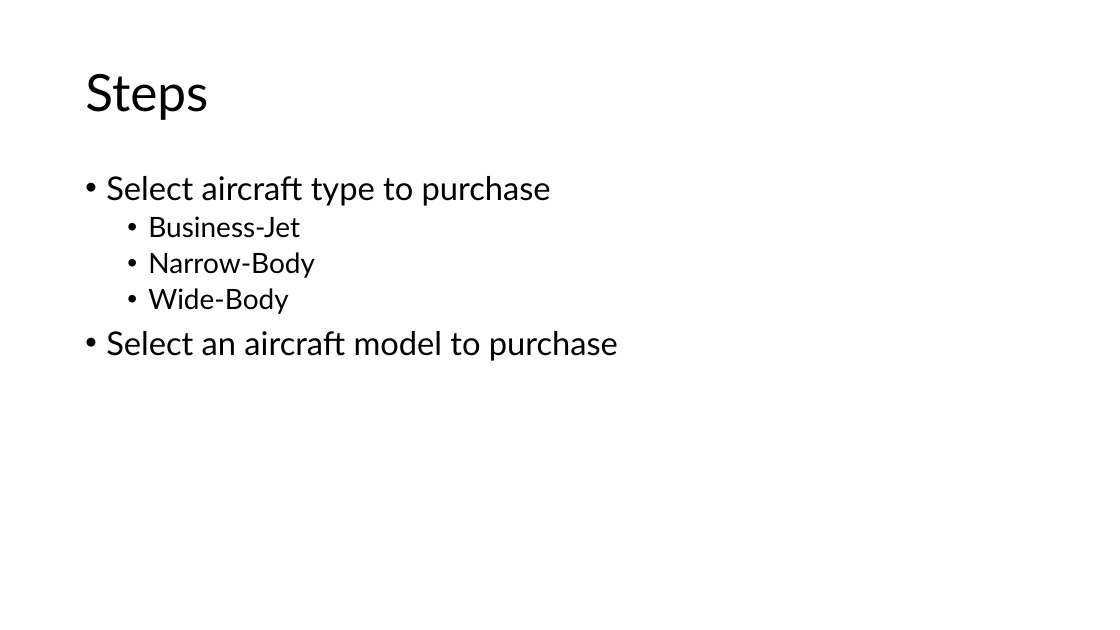
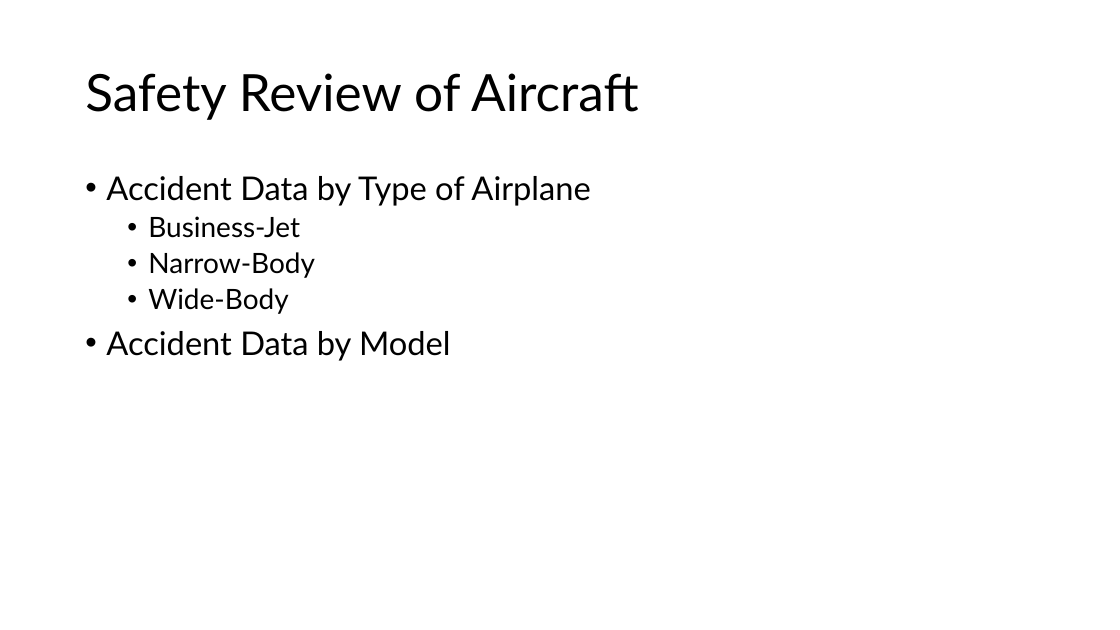
Before and after one commit to jgoett2/AirplaneRecommendations, a slide deck: slide 2 of Presentation.pptx. Drawn at 1120x630 pixels with LibreOffice and Linux fonts; fonts in the diff are those of the drawing. Boxes give left, top, right and bottom in pixels: in the first picture for what was removed or moved away, otherwise in the second. Text is boxed around its words. In the diff, an @@ line names an element or a change of style, - is before the commit and + after.

```diff
--- a/Presentation.pptx
+++ b/Presentation.pptx
@@ title at box(85, 73, 639, 120): text changed @@
-Steps
+Safety Review of Aircraft
@@ text at box(106, 176, 590, 206): text changed @@
-• Select aircraft type to purchase
+• Accident Data by Type of Airplane
@@ text at box(106, 331, 450, 361): text changed @@
-• Select an aircraft model to purchase
+• Accident Data by Model
```
Also in this commit, not shown: 4 other slides changed, 1 slide added, 6 other files.
